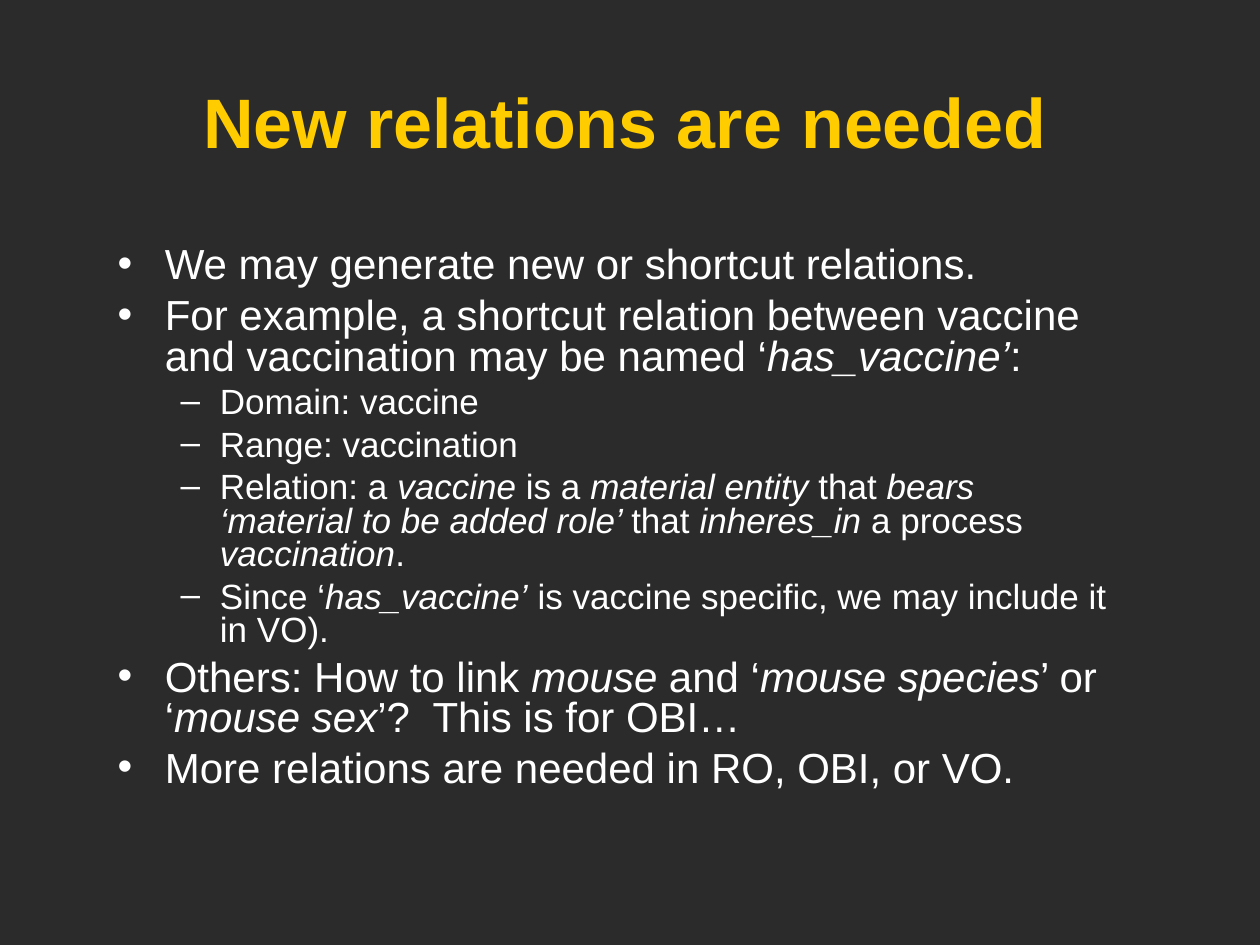
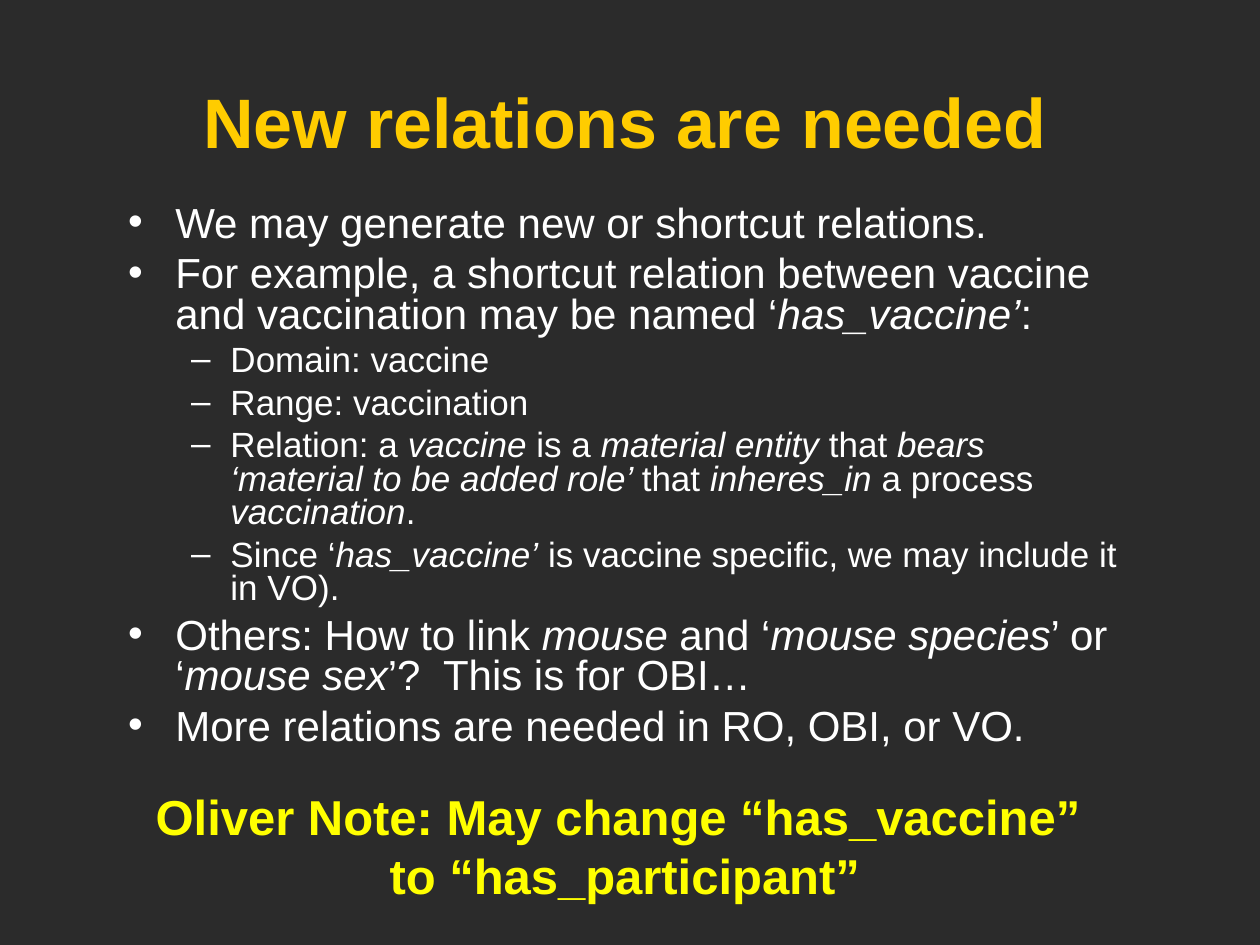
Before and after one commit to obi-ontology/obi-legacy-svn, a slide deck: slide 10 of trunk/docs/developer/use cases/Vaccine_usercase_Vancouver2010.ppt. Drawn at 1260x945 pixels with LibreOffice and Linux fonts; fonts in the diff are those of the drawing; background and template pictures are left out; a plain dark background stands for a picture behind light text. Boxes give left, top, right and bottom in pixels: in the first picture for what was removed or moved away, otherwise in the second. Text is boxed around its words. In the diff, an @@ line names an element or a change of style, - is before the commit and + after.

Commit message:
More

```diff
--- a/trunk/docs/developer/use cases/Vaccine_usercase_Vancouver2010.ppt
+++ b/trunk/docs/developer/use cases/Vaccine_usercase_Vancouver2010.ppt
@@ text "We may generate new or ...": place and size @@
-text "We may generate new or ..." at (165,248,1107,789)
+text "We may generate new or ..." at (175,207,1117,747)
@@ text added at (156,799,1080,904), 28 pt, text #FFFF00, bold @@
+Oliver Note: May change “has_vaccine”
+to “has_participant”
```
